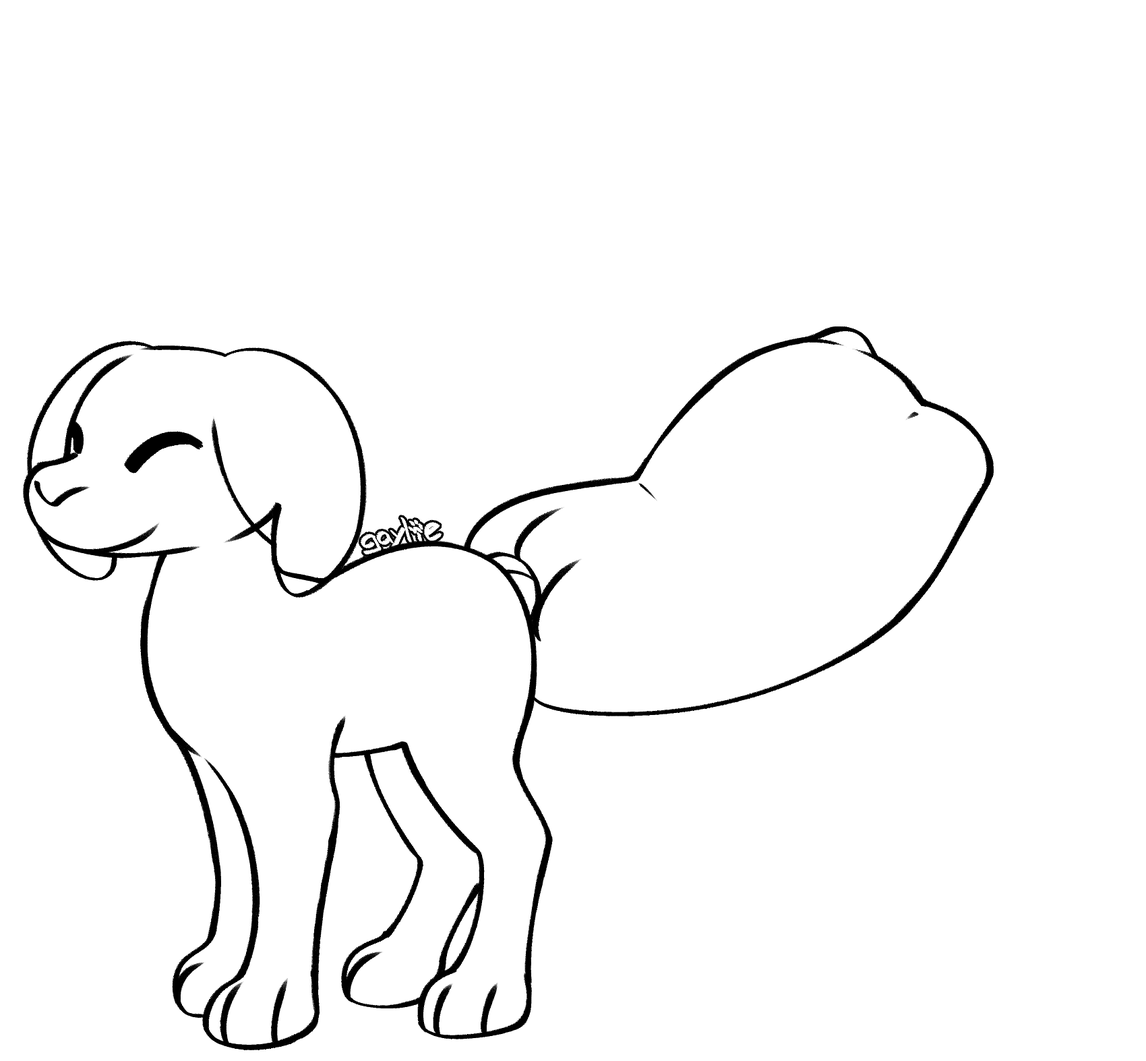
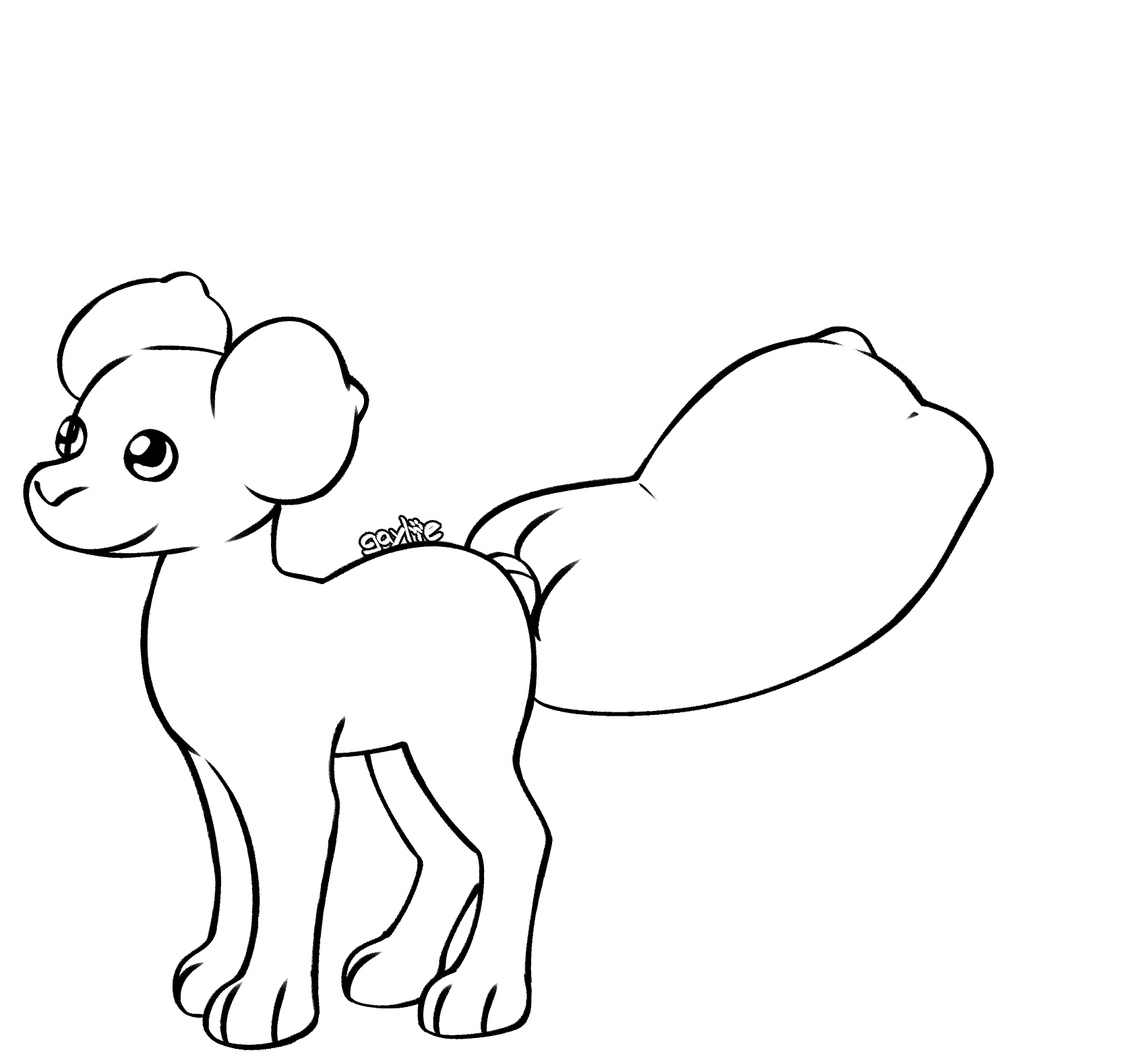
Revision of a layered (1146, 1061) image; what changed, layer by layer:
showed "bead" over box(54, 414, 179, 483)
hid "closed" over box(66, 420, 204, 474)
hid "droop standard" over box(26, 340, 367, 598)
showed "bob" over box(54, 271, 370, 505)
